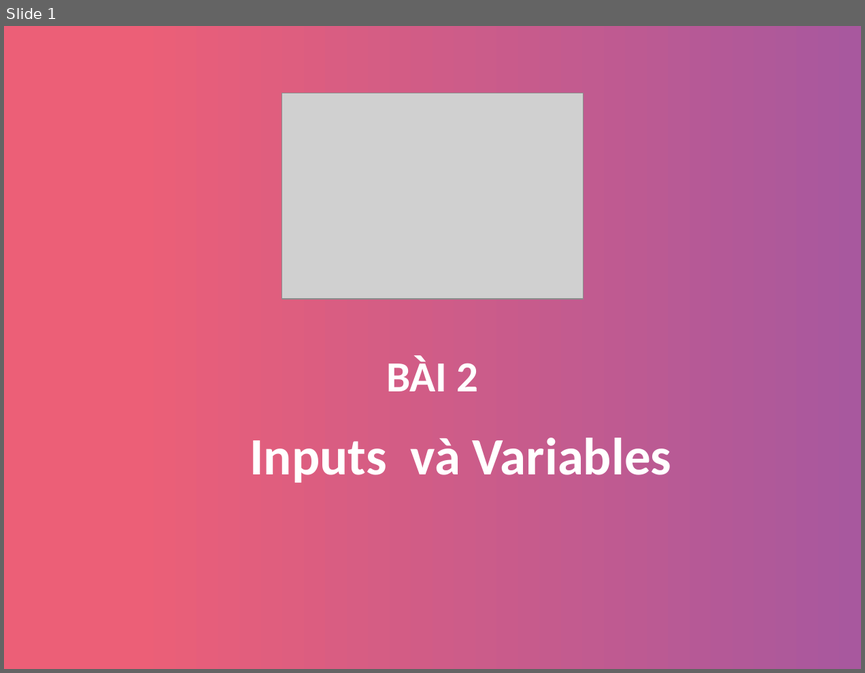
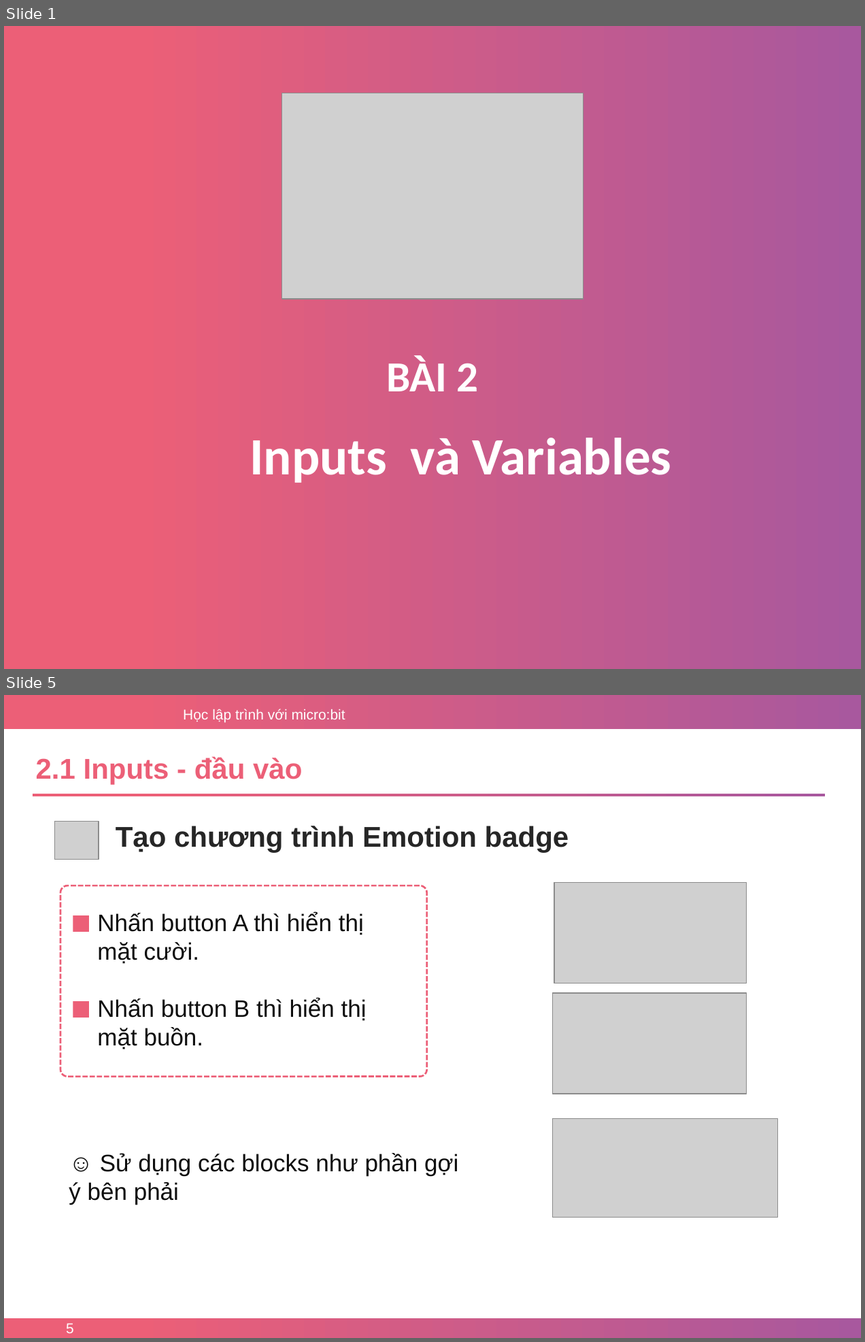
Before and after one commit to nhannn87dn/Learn-microbit, a slide deck: Lessions/Bai-02-Inputs-and-Variables/2.Bai-02-Inputs-and-Variables-p1.pptx. Shown one above the other, each under a label of ours: slide 1 before the commit, slides 1 and 5 after it; the slides between them are not shown. The pictures are 865x673 and 865x1342 pixels, drawn with LibreOffice and Linux fonts; fonts in the diff are those of the drawing; grey boxes stand for pictures; background and template pictures are left out. Boxes give left, top, right and bottom in pixels: in the first picture for what was removed or moved away, otherwise in the second. Text is boxed around its words. In the diff, an @@ line names an element or a change of style, - is before the commit and + after.

```diff
--- a/Lessions/Bai-02-Inputs-and-Variables/2.Bai-02-Inputs-and-Variables-p1.pptx
+++ b/Lessions/Bai-02-Inputs-and-Variables/2.Bai-02-Inputs-and-Variables-p1.pptx
@@ slide 5 added at bbox=[4, 695, 861, 1338], background #FFFFFF; not listed: 1 template element that a slide beside it also shows @@
@@ text added at bbox=[183, 709, 345, 723], 12 pt, text #FFFFFF @@
+Học lập trình với micro:bit
@@ text added at bbox=[36, 756, 302, 784], 24 pt, text #EC5F77, bold @@
+2.1 Inputs - đầu vào
@@ rectangle added at bbox=[33, 794, 825, 796], fill gradient #EC5F77 to #A8589E @@
@@ picture added at bbox=[54, 821, 99, 860] @@
@@ text added at bbox=[116, 826, 569, 852], 24 pt, text #262626, bold @@
+Tạo chương trình Emotion badge
@@ rounded rectangle added at bbox=[60, 885, 427, 1076], outline #EC5F77 1.5 pt dashed @@
@@ picture added at bbox=[554, 883, 746, 984] @@
@@ rectangle added at bbox=[73, 915, 89, 932], fill #EC5F77 @@
@@ text added at bbox=[97, 912, 364, 964], 20 pt, text #0D0D0D @@
+Nhấn button A thì hiển thị mặt cười.
@@ text added at bbox=[97, 998, 366, 1049], 20 pt, text #0D0D0D @@
+Nhấn button B thì hiển thị mặt buồn.
@@ picture added at bbox=[552, 993, 746, 1094] @@
@@ rectangle added at bbox=[73, 1001, 89, 1017], fill #EC5F77 @@
@@ picture added at bbox=[552, 1118, 778, 1217] @@
@@ text added at bbox=[69, 1153, 458, 1204], 20 pt, text #0D0D0D @@
+☺ Sử dụng các blocks như phần gợi ý bên phải
@@ rectangle added at bbox=[4, 1318, 861, 1338], fill gradient #EC5F77 to #A8589E @@
@@ page number added at bbox=[66, 1323, 74, 1333], 12 pt, text #FFFFFF @@
+5
```
Also in this commit, not shown: 3 slides changed, 5 other slides added, 2 slides removed, 3 other files.
